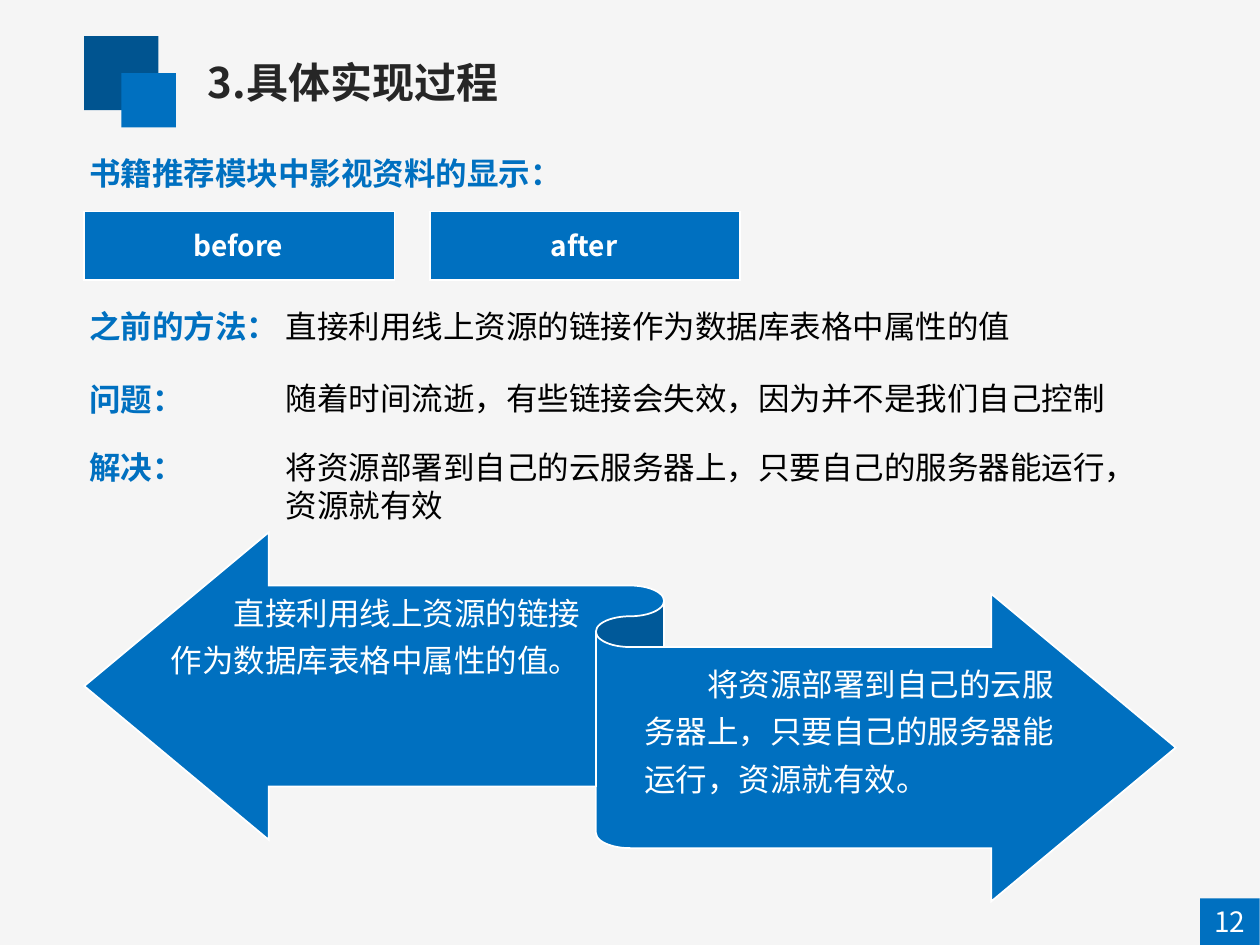
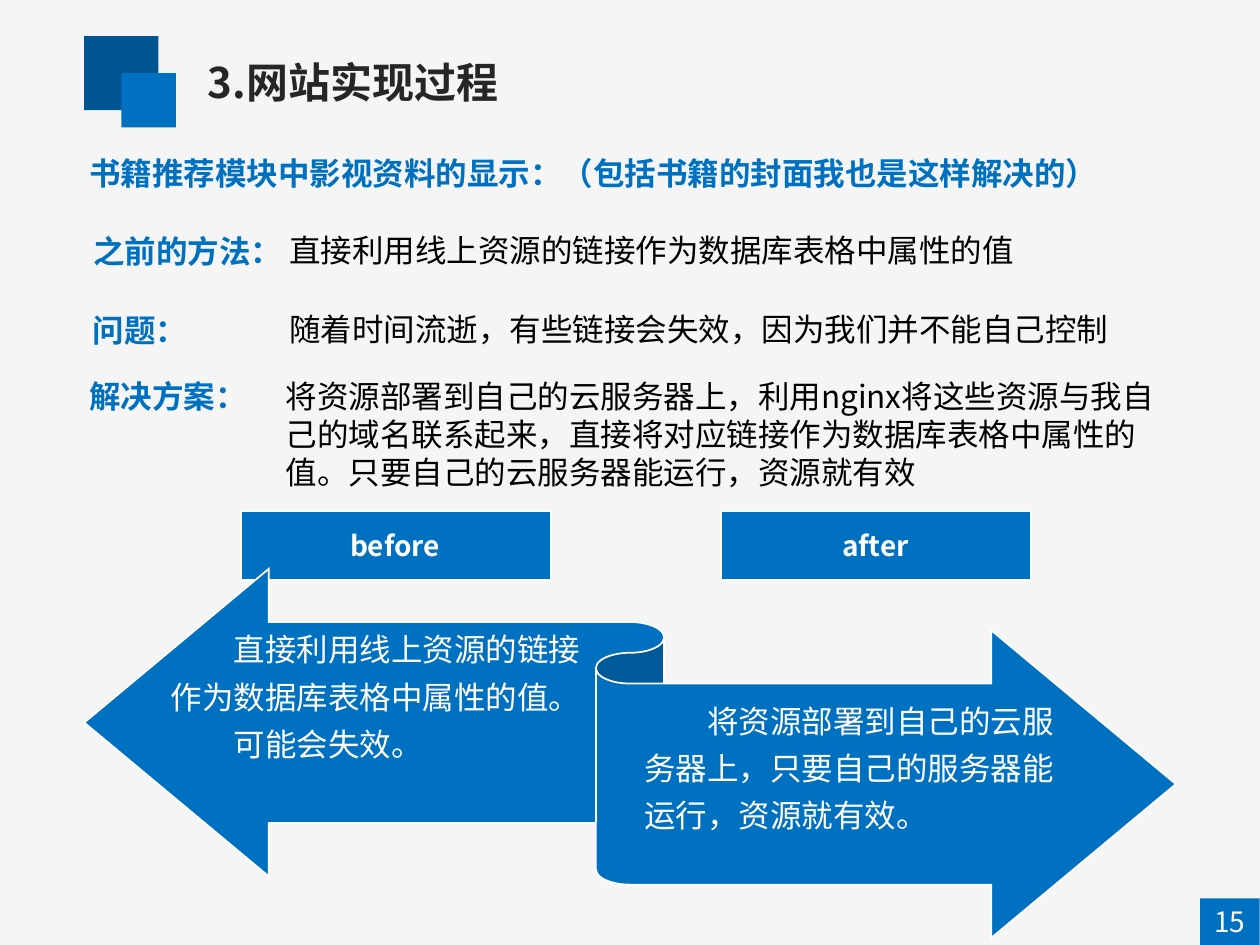
Before and after one commit to lijianhui1997/about_graduate, a slide deck: slide 15 of 答辩/李建辉-答辩.pptx (slide 17 before the commit). Drawn at 1260x945 pixels with LibreOffice and Linux fonts; fonts in the diff are those of the drawing. Boxes give left, top, right and bottom in pixels: in the first picture for what was removed or moved away, otherwise in the second. Text is boxed around its words. In the diff, an @@ line names an element or a change of style, - is before the commit and + after.

```diff
--- a/答辩/李建辉-答辩.pptx
+++ b/答辩/李建辉-答辩.pptx
@@ text at [208, 62, 498, 102]: text changed @@
-3.具体实现过程
+3.网站实现过程
@@ text at [89, 158, 1097, 188]: text changed @@
-书籍推荐模块中影视资料的显示：
+书籍推荐模块中影视资料的显示：（包括书籍的封面我也是这样解决的）
@@ text "之前的方法：": place and size @@
-text "之前的方法：" at [89, 311, 278, 341]
+text "之前的方法：" at [93, 236, 282, 266]
@@ text "直接利用线上资源的链接作为数据库表格中属性的值": place and size @@
-text "直接利用线上资源的链接作为数据库表格中属性的值" at [286, 311, 1010, 341]
+text "直接利用线上资源的链接作为数据库表格中属性的值" at [289, 235, 1013, 265]
@@ text "问题：": place and size @@
-text "问题：" at [89, 384, 183, 414]
+text "问题：" at [93, 315, 187, 345]
@@ text at [289, 314, 1108, 344]: text changed @@
-随着时间流逝，有些链接会失效，因为并不是我们自己控制
+随着时间流逝，有些链接会失效，因为我们并不能自己控制
@@ text at [89, 381, 247, 411]: text changed @@
-解决：
+解决方案：
@@ text at [286, 381, 1154, 487]: text changed @@
-将资源部署到自己的云服务器上，只要自己的服务器能运行，资源就有效
+将资源部署到自己的云服务器上，利用nginx将这些资源与我自己的域名联系起来，直接将对应链接作为数据库表格中属性的值。只要自己的云服务器能运行，资源就有效
@@ text "before": place and size @@
-text "before" at [194, 233, 284, 257]
+text "before" at [350, 533, 440, 557]
@@ rectangle: place and size @@
-rectangle at [84, 212, 394, 281]
+rectangle at [241, 512, 551, 581]
@@ text "after": place and size @@
-text "after" at [551, 233, 617, 257]
+text "after" at [842, 533, 908, 557]
@@ rectangle: place and size @@
-rectangle at [430, 212, 740, 281]
+rectangle at [721, 512, 1031, 581]
@@ left right ribbon: place and size @@
-left right ribbon at [84, 532, 1176, 901]
+left right ribbon at [84, 568, 1176, 937]
@@ text "直接利用线上资源的链接作为数据库表格中属性的值。": place and size @@
-text "直接利用线上资源的链接作为数据库表格中属性的值。" at [171, 598, 581, 675]
+text "直接利用线上资源的链接作为数据库表格中属性的值。" at [171, 634, 581, 759]
@@ text "将资源部署到自己的云服务器上，只要自己的服务器能运行，资源就有效。": place and size @@
-text "将资源部署到自己的云服务器上，只要自己的服务器能运行，资源就有效。" at [644, 669, 1054, 794]
+text "将资源部署到自己的云服务器上，只要自己的服务器能运行，资源就有效。" at [644, 706, 1054, 830]
@@ text at [234, 729, 423, 759]: paragraph added @@
+可能会失效。
@@ text at [1214, 911, 1245, 933]: text changed @@
-12
+15
```
Also in this commit, not shown: 16 other slides changed, 2 slides added, 6 slides removed, 5 other files.
